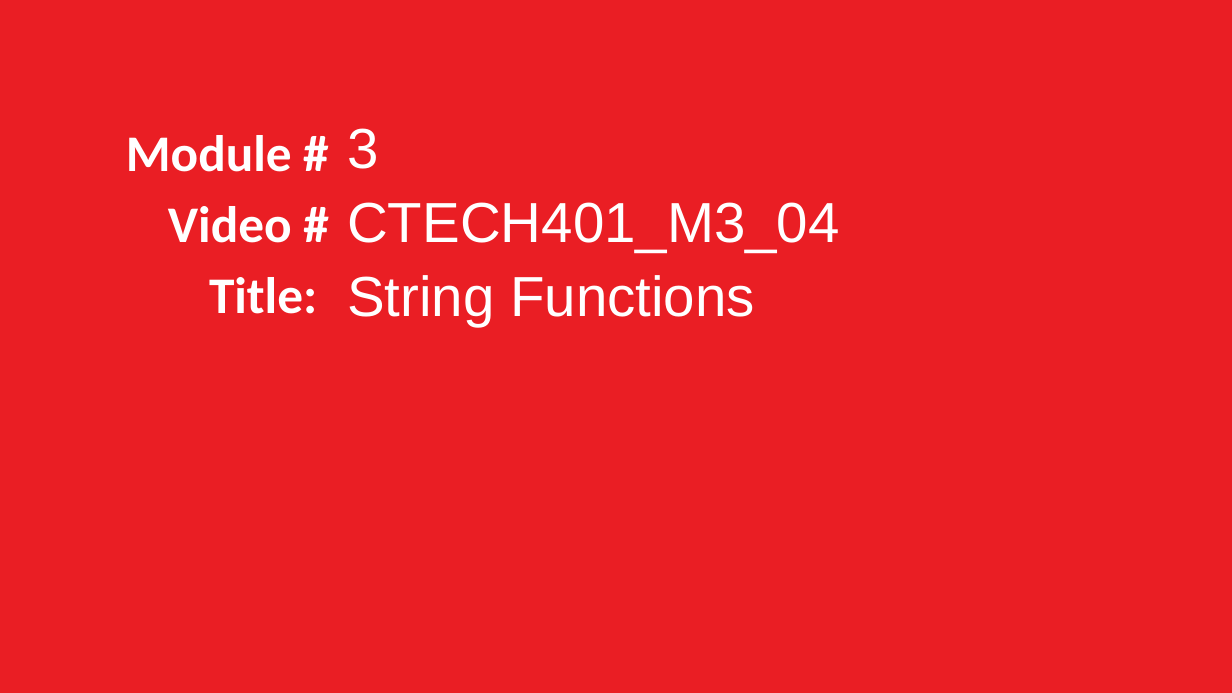
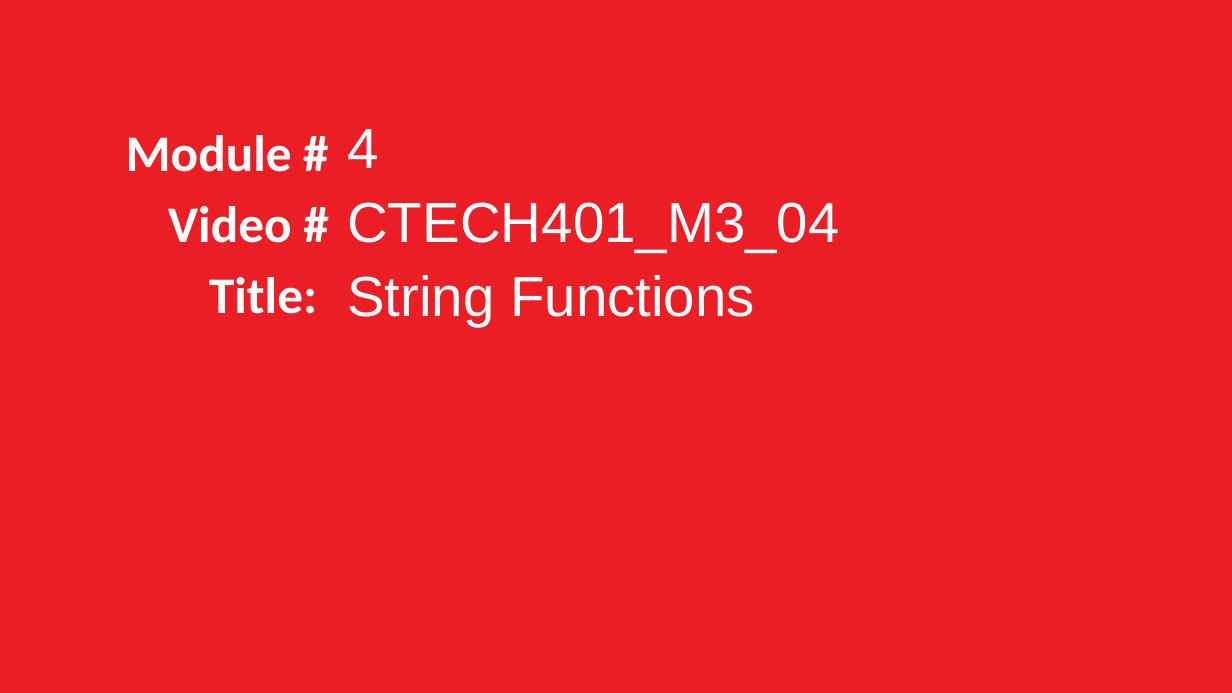
Before and after one commit to grimmelm/ctech404, a slide deck: slide 23 of ctech401/module_3/CTECH401 Module 3 - Strings.pptx (slide 22 before the commit). Drawn at 1232x693 pixels with LibreOffice and Linux fonts; fonts in the diff are those of the drawing. Boxes give left, top, right and bottom in pixels: in the first picture for what was removed or moved away, otherwise in the second. Text is boxed around its words. In the diff, an @@ line names an element or a change of style, - is before the commit and + after.

```diff
--- a/ctech401/module_3/CTECH401 Module 3 - Strings.pptx
+++ b/ctech401/module_3/CTECH401 Module 3 - Strings.pptx
@@ text at <box>347,129,378,168</box>: text changed @@
-3
+4
```
Also in this commit, not shown: 6 other slides changed, 2 slides added, 1 other file.
